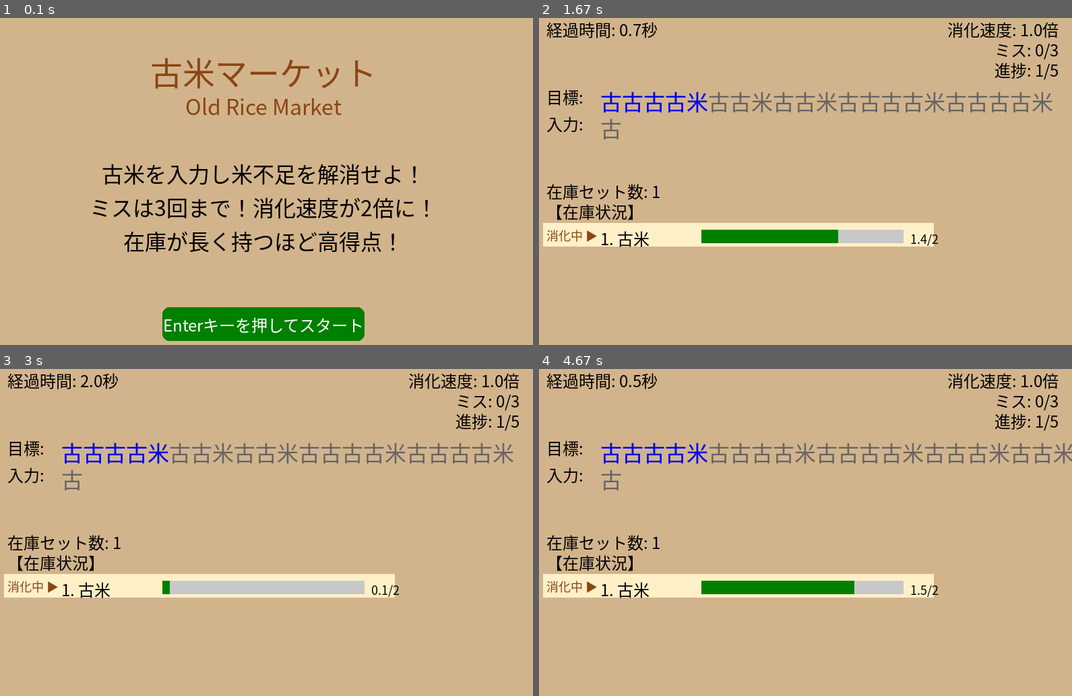
Above: before the commit, frames 1-4 (two rows, left to right).
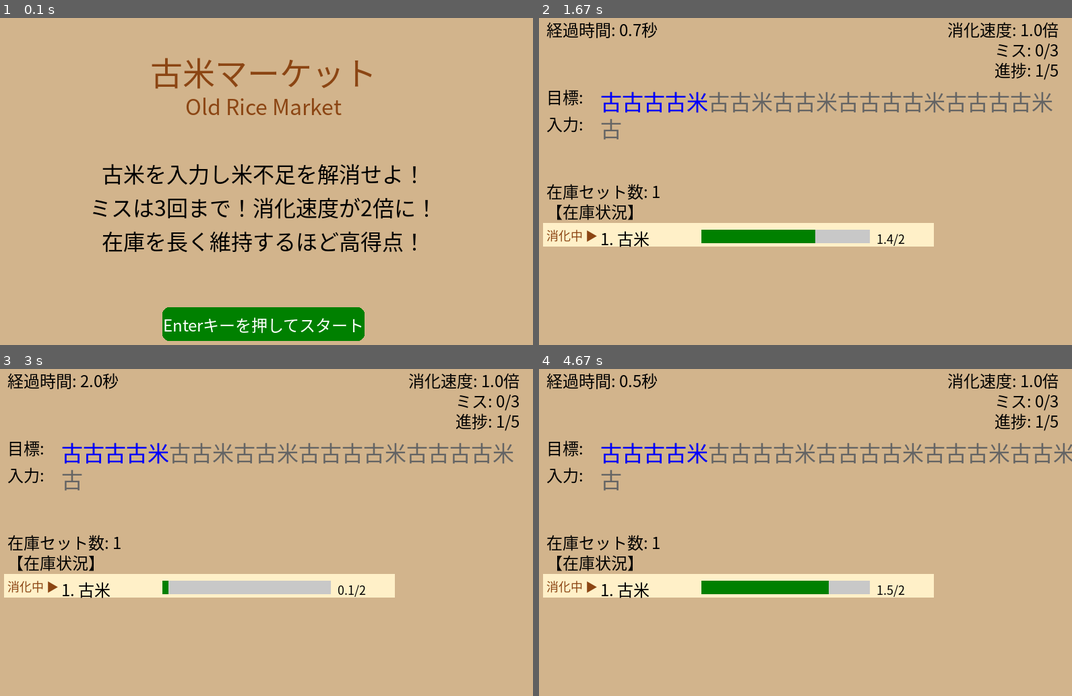
Above: after the commit, the same moments.

Repository: HAYASAKA-Ryosuke/old_rice_game_pygame_aws
Game: pygame game, started from old_rice_game_pygame.py
Two runs of this game, one before a commit and one after it. Both use one fixed random seed, a clock stepped at 60 frames per second and the inputs below.
Inputs:
- Up to frame 1 (0.1 s): no input
- Up to frame 2 (1.67 s): tap one key every 0.33 s from 0.33 s: Enter Esc Enter Backspace
- Up to frame 3 (3 s): no input
- Up to frame 4 (4.67 s): tap Enter at 4.17 s

The runs differ from the first frame. In frame 1, 1.6% of the frame differs, in the area x 19-79%, y 65-72%; in frame 2, 0.5%; in frame 3, 0.3%; in frame 4, 0.5%.

Commit message:
update game

Diff:
--- a/old_rice_game_pygame.py
+++ b/old_rice_game_pygame.py
@@ -113,7 +113,7 @@
         instructions = [
             "古米を入力し米不足を解消せよ！",
             "ミスは3回まで！消化速度が2倍に！",
-            "在庫が長く持つほど高得点！"
+            "在庫を長く維持するほど高得点！"
         ]
 
         y_pos = 250
@@ -140,8 +140,8 @@
         else:
             self.draw_text("在庫切れ！", self.large_font, RED, SCREEN_WIDTH//2, 160, "center")
 
-        # Score
-        self.draw_text(f"あなたのスコア: {self.score:.1f}秒", self.large_font, BLACK, SCREEN_WIDTH//2, 220, "center")
+        # Score - changed from "スコア" to "維持時間"
+        self.draw_text(f"維持時間: {self.score:.1f}秒", self.large_font, BLACK, SCREEN_WIDTH//2, 220, "center")
 
         # Restart prompt
         pygame.draw.rect(self.screen, GREEN, (SCREEN_WIDTH//2 - 150, 320, 300, 50), border_radius=10)
@@ -237,7 +237,7 @@
 
                 # Highlight the currently consuming item
                 bg_color = None
-                if i == 0:  # First item is being consumed
+                if i == 0:  # First item is being consuming
                     # Draw a light highlight behind the first item
                     highlight_rect = pygame.Rect(15, y_pos - 5, 580, 35)
                     pygame.draw.rect(self.screen, (255, 240, 200), highlight_rect)
@@ -246,17 +246,23 @@
                 else:
                     item_x = 20
 
-                # Draw set text
-                self.draw_text(f"{i+1}. {rice_set}", self.medium_font, BLACK, item_x, y_pos)
-
-                # Draw progress bar
+                # Draw set text - moved to left side
+                set_text = f"{i+1}. {rice_set}"
+                self.draw_text(set_text, self.medium_font, BLACK, item_x, y_pos)
+
+                # Calculate width of the set text to position progress bar properly
+                set_text_width = self.medium_font.size(set_text)[0]
+                progress_bar_start = max(item_x + set_text_width + 20, 250)  # Add padding
+
+                # Draw progress bar - adjusted position
                 progress = remaining / len(rice_set)
-                bar_width = 300
-                pygame.draw.rect(self.screen, GRAY, (250, y_pos + 5, bar_width, 20))
-                pygame.draw.rect(self.screen, GREEN, (250, y_pos + 5, int(bar_width * progress), 20))
-
-                # Draw remaining text
-                self.draw_text(f"{remaining:.1f}/{len(rice_set)}", self.small_font, BLACK, 560, y_pos + 5)
+                bar_width = 250
+                pygame.draw.rect(self.screen, GRAY, (progress_bar_start, y_pos + 5, bar_width, 20))
+                pygame.draw.rect(self.screen, GREEN, (progress_bar_start, y_pos + 5, int(bar_width * progress), 20))
+
+                # Draw remaining text - adjusted position
+                self.draw_text(f"{remaining:.1f}/{len(rice_set)}", self.small_font, BLACK,
+                               progress_bar_start + bar_width + 10, y_pos + 5)
 
                 y_pos += 40
 
@@ -436,8 +442,8 @@
                 # Update inventory consumption
                 inventory_changed = self.consume_inventory()
 
-                # Check if game is over - but only after some time has passed
-                if not self.inventory and self.elapsed_time > 3.0:  # Give more time at the start
+                # Check if game is over - immediately end if inventory is empty
+                if not self.inventory:
                     self.game_state = "game_over"
                     self.game_running = False
                     self.score = self.elapsed_time
